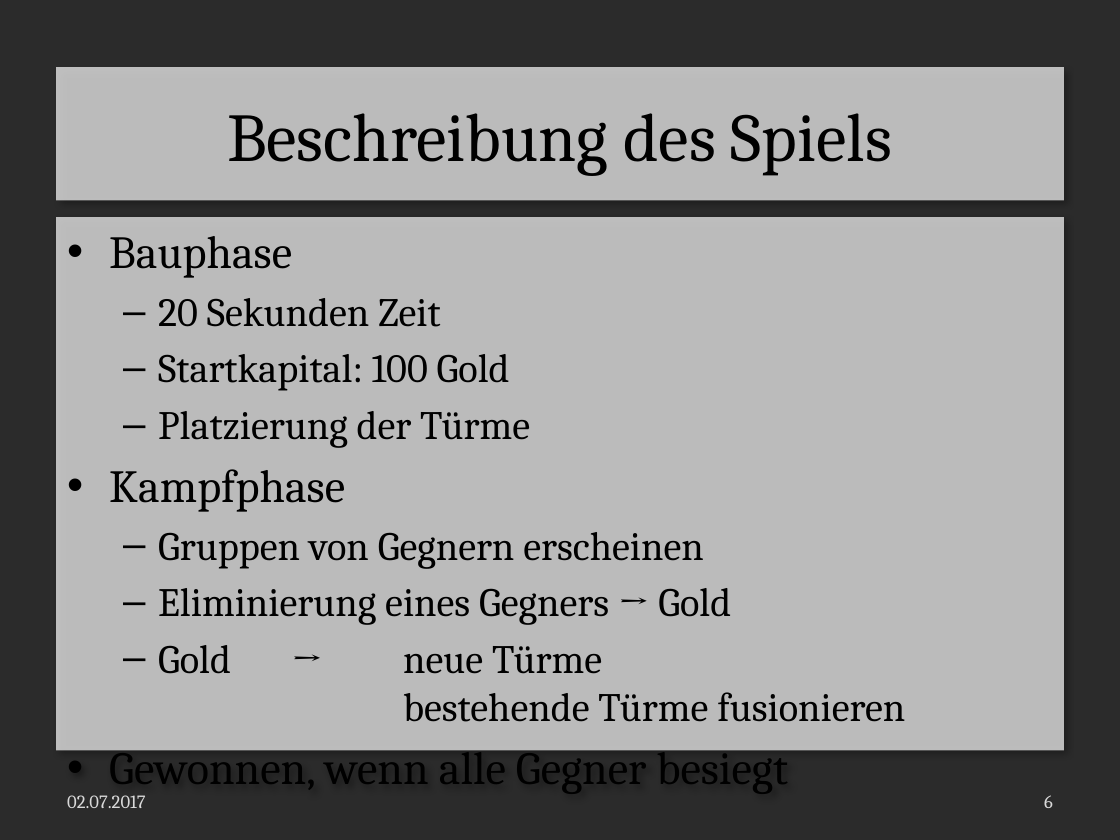
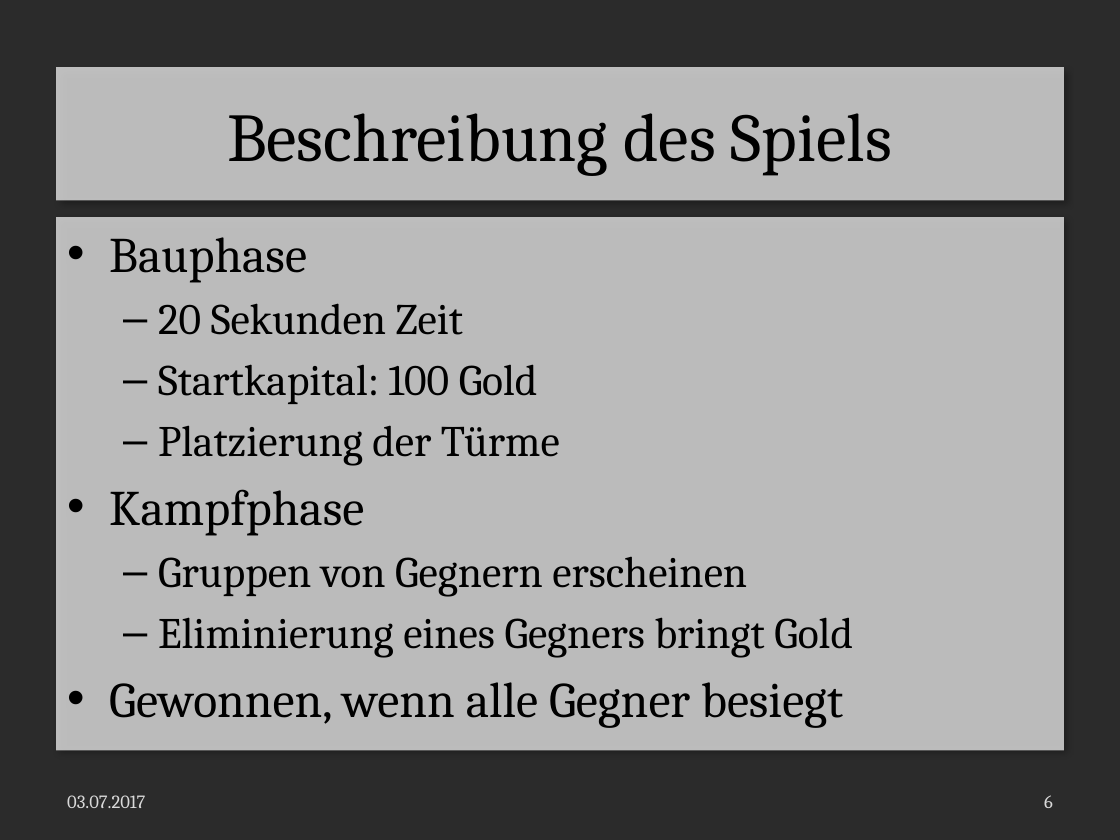
Before and after one commit to LaurenzGebauer/ElementTD, a slide deck: slide 6 of svn/JG16S17P06/trunk/Documentation/ProjectDocumentation/Presentation.pptx. Drawn at 1120x840 pixels with LibreOffice and Linux fonts; fonts in the diff are those of the drawing; background and template pictures are left out; a plain dark background stands for a picture behind light text. Boxes give left, top, right and bottom in pixels: in the first picture for what was removed or moved away, otherwise in the second. Text is boxed around its words. In the diff, an @@ line names an element or a change of style, - is before the commit and + after.

```diff
--- a/svn/JG16S17P06/trunk/Documentation/ProjectDocumentation/Presentation.pptx
+++ b/svn/JG16S17P06/trunk/Documentation/ProjectDocumentation/Presentation.pptx
@@ text at (x1=109, y1=237, x2=843, y2=728): size 29.6 to 32 pt in "Bauphase", "Kampfphase", "Gewonnen, wenn alle Gegner besiegt"; size 25.9 to 28 pt in "20 Sekunden Zeit", "Startkapital: 100 Gold", "Platzierung der Türme", "Gruppen von Gegnern erscheinen" @@
@@ text at (x1=158, y1=617, x2=853, y2=658): text changed; size 25.9 to 28 pt @@
-  – Eliminierung eines Gegners → Gold
-  – Gold → neue Türme
-    bestehende Türme fusionieren
+  – Eliminierung eines Gegners bringt Gold
@@ text at (x1=67, y1=795, x2=145, y2=808): text changed @@
-02.07.2017
+03.07.2017
```
Also in this commit, not shown: 7 other slides changed, 5 slides added, 8 other files.
